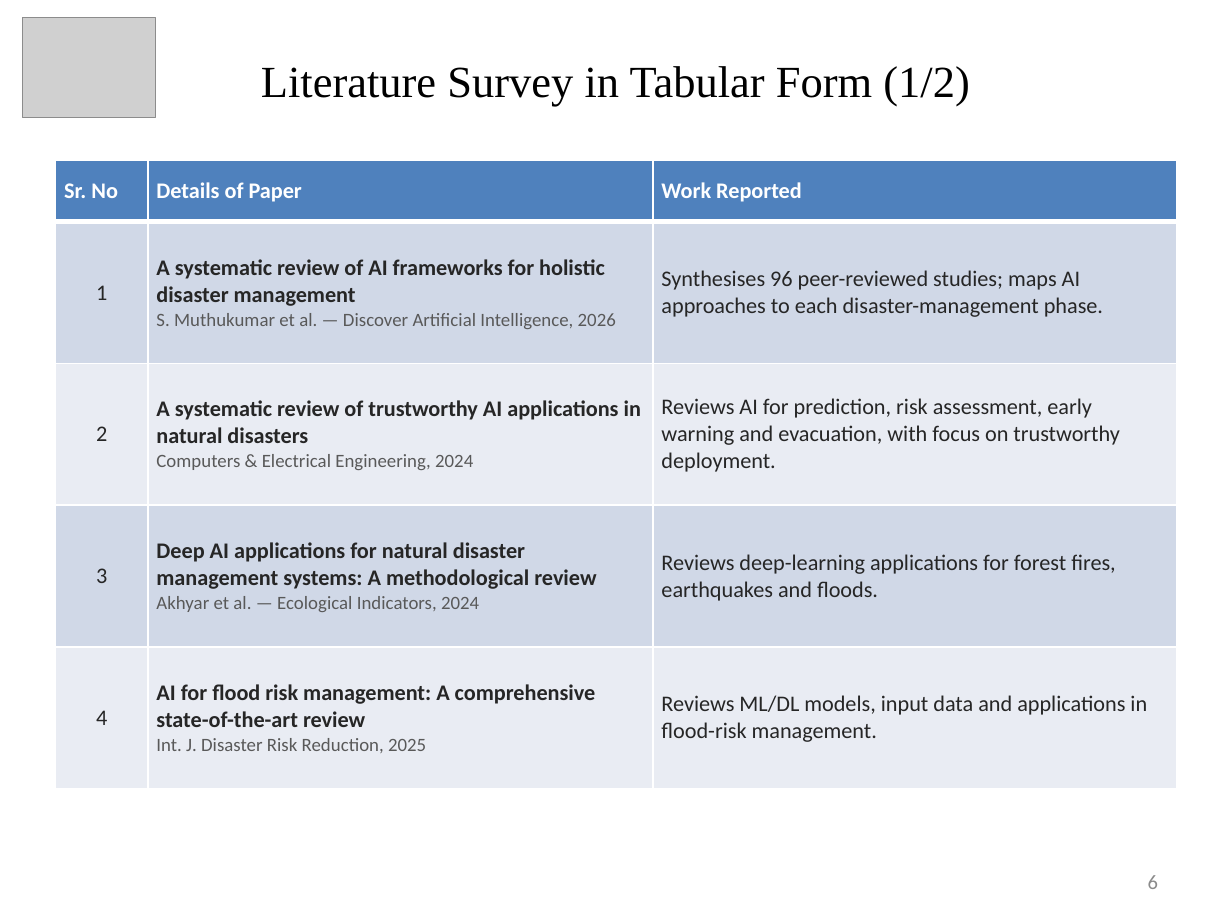
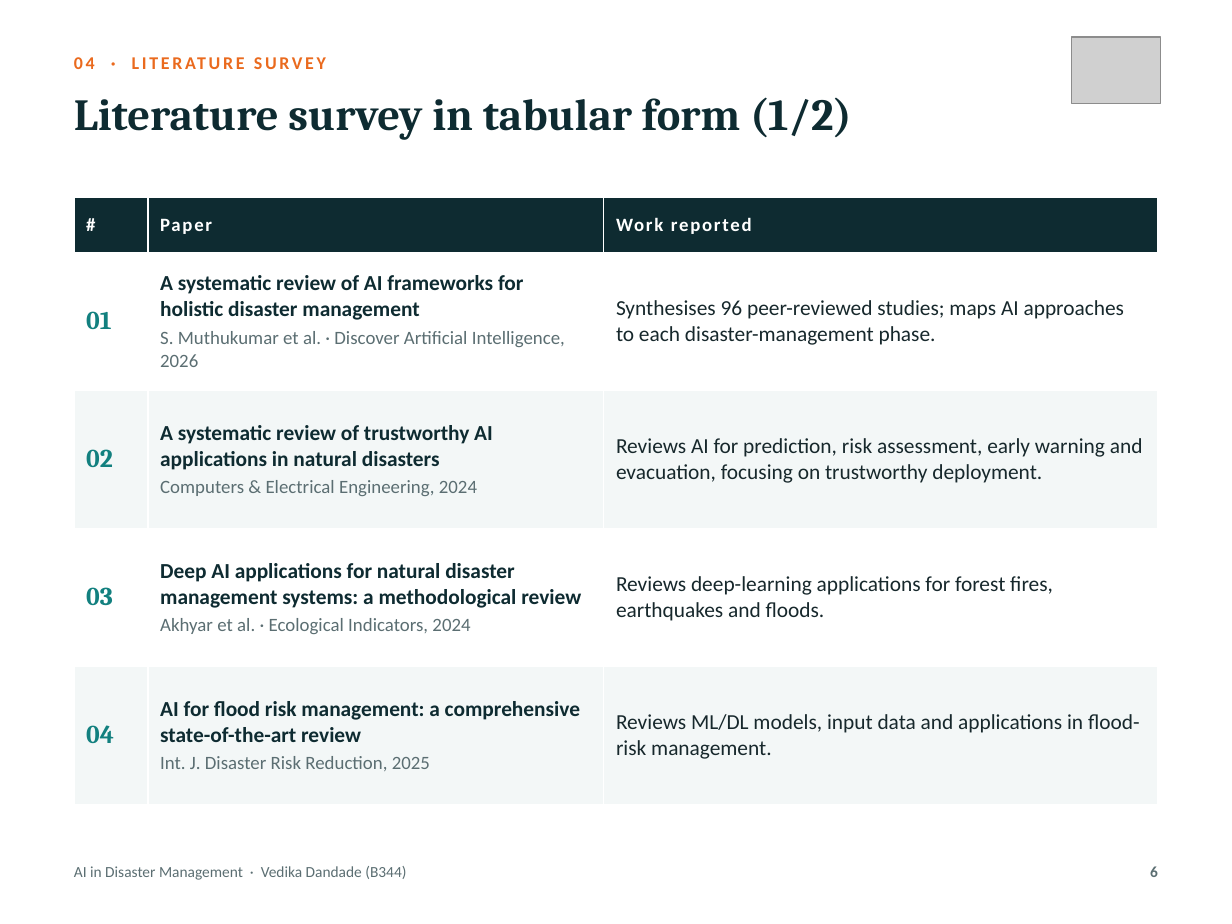
Before and after one commit to UtkarshKale/Cooga, a slide deck: slide 6 of seminar-ppt/Seminar_PPT_AI_Disaster_Management_B344_Vedika_Dandade.pptx. Drawn at 1232x924 pixels with LibreOffice and Linux fonts; fonts in the diff are those of the drawing; grey boxes stand for pictures. Boxes give left, top, right and bottom in pixels: in the first picture for what was removed or moved away, otherwise in the second. Text is boxed around its words. In the diff, an @@ line names an element or a change of style, - is before the commit and + after.

```diff
--- a/seminar-ppt/Seminar_PPT_AI_Disaster_Management_B344_Vedika_Dandade.pptx
+++ b/seminar-ppt/Seminar_PPT_AI_Disaster_Management_B344_Vedika_Dandade.pptx
@@ text added at (74, 52, 1010, 89), 10.5 pt, text #EA6A1E, bold @@
+04 · LITERATURE SURVEY
@@ picture: place and size @@
-picture at (22, 17, 155, 117)
+picture at (1072, 37, 1161, 103)
@@ text "Literature survey in tabular form ..." at (74, 97, 852, 140): vertical alignment middle to top @@
@@ text at (74, 97, 852, 140): text changed; font Times New Roman to Cambria; text colour #000000 to #0E2B31; bold on @@
-Literature Survey in Tabular Form (1/2)
+Literature survey in tabular form (1/2)
@@ table at (74, 197, 1158, 804) @@
-row 1: Sr. No | Details of Paper | Work Reported
+row 1: # | Paper | Work reported
-row 2, column 1: 1
+row 2, column 1: 01
-row 2, column 2: A systematic review of AI frameworks for holistic disaster management / S. Muthukumar et al. — Discover Artificial Intelligence, 2026
+row 2, column 2: A systematic review of AI frameworks for holistic disaster management / S. Muthukumar et al. · Discover Artificial Intelligence, 2026
-row 3, column 1: 2
+row 3, column 1: 02
-row 3, column 3: Reviews AI for prediction, risk assessment, early warning and evacuation, with focus on trustworthy deployment.
+row 3, column 3: Reviews AI for prediction, risk assessment, early warning and evacuation, focusing on trustworthy deployment.
-row 4, column 1: 3
+row 4, column 1: 03
-row 4, column 2: Deep AI applications for natural disaster management systems: A methodological review / Akhyar et al. — Ecological Indicators, 2024
+row 4, column 2: Deep AI applications for natural disaster management systems: a methodological review / Akhyar et al. · Ecological Indicators, 2024
-row 5, column 1: 4
+row 5, column 1: 04
-row 5, column 2: AI for flood risk management: A comprehensive state-of-the-art review / Int. J. Disaster Risk Reduction, 2025
+row 5, column 2: AI for flood risk management: a comprehensive state-of-the-art review / Int. J. Disaster Risk Reduction, 2025
@@ fill #4F81BD to #0E2B31 in row 1 @@
@@ fill #D0D8E8 to #FFFFFF in 6 cells @@
@@ fill #E9EDF4 to #F3F7F7 in 6 cells @@
@@ size 13 to 12.5 pt in "Synthesises 96 peer-reviewed studies; maps AI approaches ...", "A systematic review of trustworthy AI applications ...", "Reviews deep-learning applications for forest fires, earthqu ...", "Reviews ML/DL models, input data and applications ..." @@
@@ text colour #262626 to #17282C in "Synthesises 96 peer-reviewed studies; maps AI approaches ...", "Reviews deep-learning applications for forest fires, earthqu ...", "Reviews ML/DL models, input data and applications ..." @@
@@ text colour #262626 to #0E2B31 in "A systematic review of trustworthy AI applications ..." @@
@@ text colour #595959 to #5B6E72 in "Computers & Electrical Engineering, 2024" @@
@@ more space between paragraphs @@
@@ borders changed @@
@@ table: place and size @@
-table at (55, 160, 1177, 788)
+table at (74, 197, 1158, 804)
@@ text added at (74, 866, 406, 880), 9 pt, text #5B6E72 @@
+AI in Disaster Management · Vedika Dandade (B344)
@@ page number: place and size @@
-page number at (1148, 875, 1158, 889)
+page number at (1150, 866, 1158, 877)
@@ page number at (1150, 866, 1158, 877): size 12 to 9 pt, text colour #8C8C8C to #5B6E72, bold on; vertical alignment middle to top @@
```
Also in this commit, not shown: 17 other slides changed, 7 other files.
